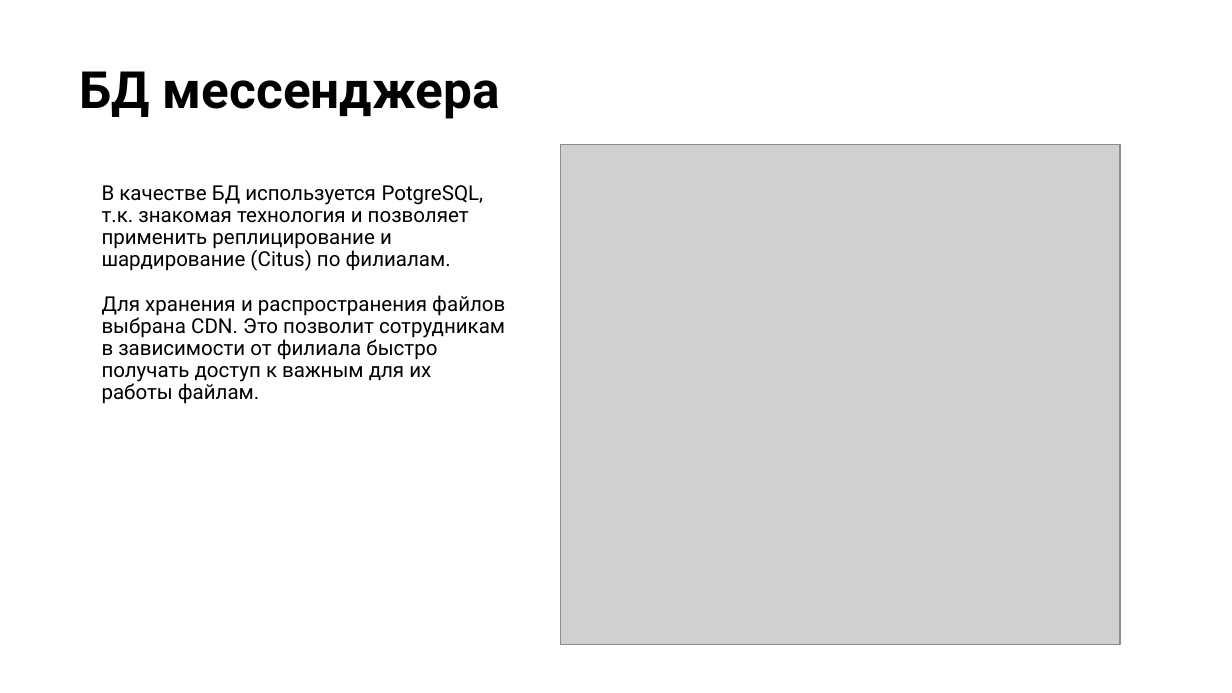
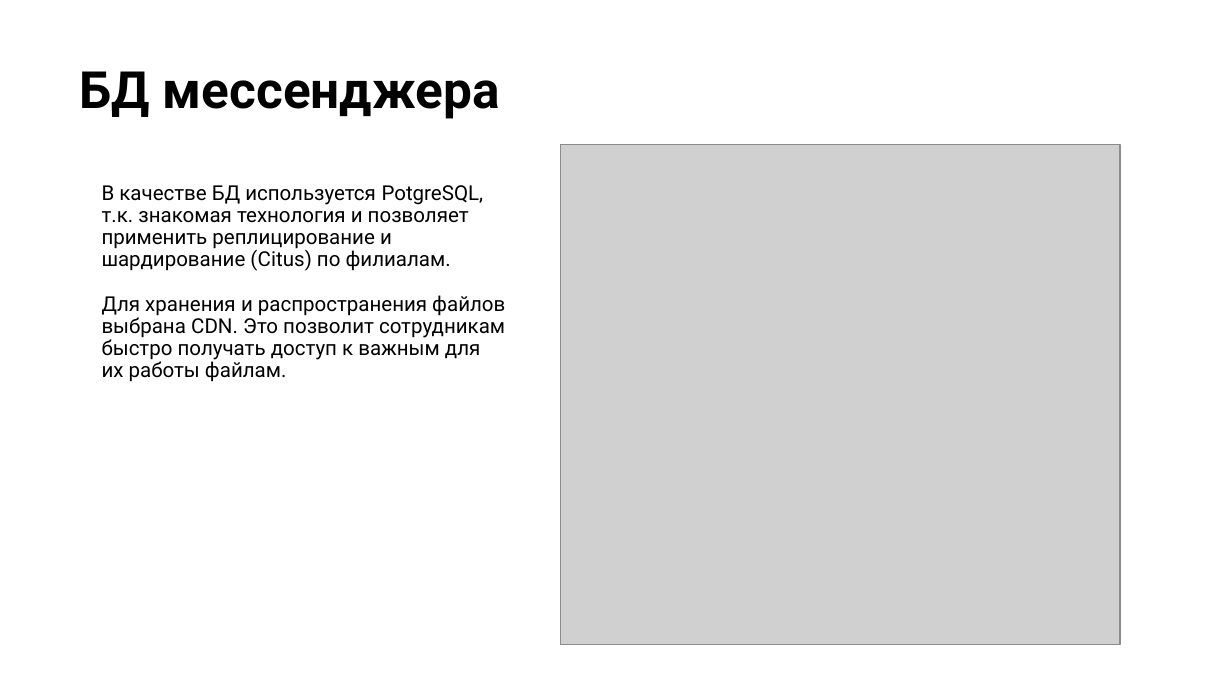
Before and after one commit to pillhunt/Otus-highload-architect, a slide deck: slide 12 of Итоговый проект.pptx. Drawn at 1232x693 pixels with LibreOffice and Linux fonts; fonts in the diff are those of the drawing; grey boxes stand for pictures; background and template pictures are left out. Boxes give left, top, right and bottom in pixels: in the first picture for what was removed or moved away, otherwise in the second. Text is boxed around its words. In the diff, an @@ line names an element or a change of style, - is before the commit and + after.

```diff
--- a/Итоговый проект.pptx
+++ b/Итоговый проект.pptx
@@ text at (102,295,505,382): text changed @@
-Для хранения и распространения файлов выбрана CDN. Это позволит сотрудникам в зависимости от филиала быстро получать доступ к важным для их работы файлам.
+Для хранения и распространения файлов выбрана CDN. Это позволит сотрудникам быстро получать доступ к важным для их работы файлам.
```
Also in this commit, not shown: 2 other slides changed, 1 other file.
